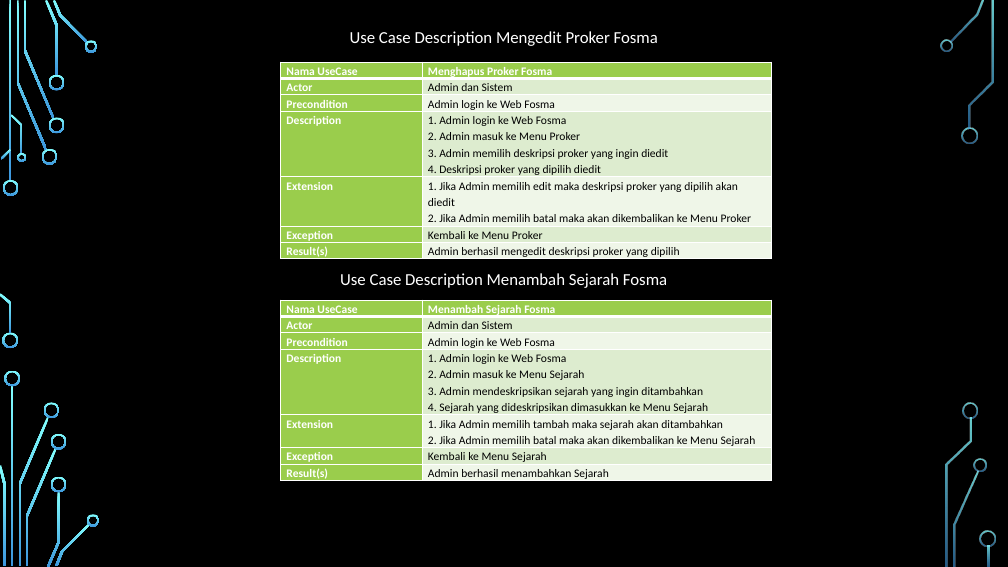
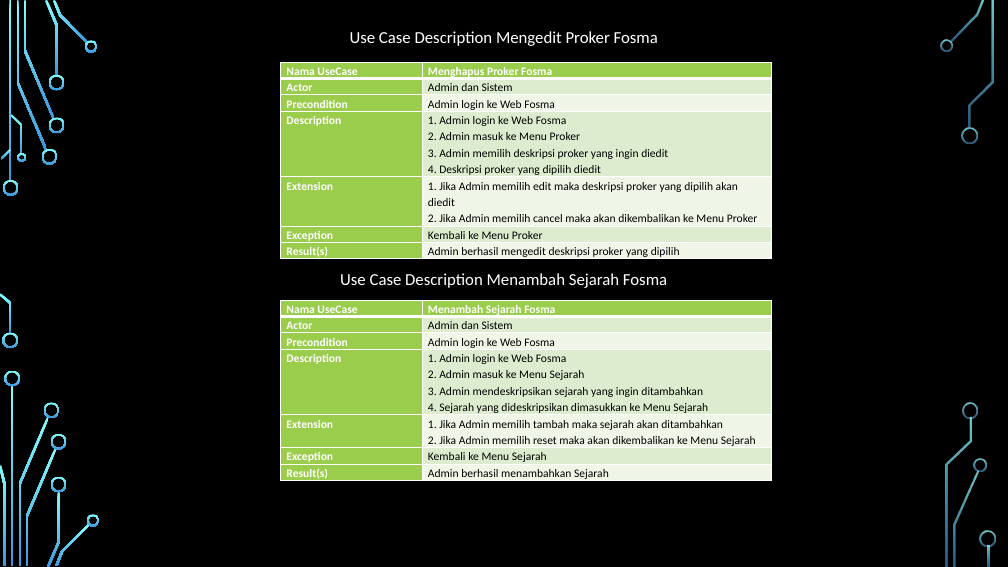
Before and after one commit to syarifuzaki/RPL, a slide deck: slide 15 of Tugas-Besar/Presentasi RPL Kelompok 9.pptx. Drawn at 1008x567 pixels with LibreOffice and Linux fonts; fonts in the diff are those of the drawing; background and template pictures are left out. Boxes give left, top, right and bottom in pixels: in the first picture for what was removed or moved away, otherwise in the second. Text is boxed around its words. In the diff, an @@ line names an element or a change of style, - is before the commit and + after.

```diff
--- a/Tugas-Besar/Presentasi RPL Kelompok 9.pptx
+++ b/Tugas-Besar/Presentasi RPL Kelompok 9.pptx
@@ table at <box>281,62,771,263</box> @@
-row 5, column 2: 1. Jika Admin memilih edit maka deskripsi proker yang dipilih akan diedit / 2. Jika Admin memilih batal maka akan dikembalikan ke Menu Proker
+row 5, column 2: 1. Jika Admin memilih edit maka deskripsi proker yang dipilih akan diedit / 2. Jika Admin memilih cancel maka akan dikembalikan ke Menu Proker
@@ table at <box>281,300,771,483</box> @@
-row 5, column 2: 1. Jika Admin memilih tambah maka sejarah akan ditambahkan / 2. Jika Admin memilih batal maka akan dikembalikan ke Menu Sejarah
+row 5, column 2: 1. Jika Admin memilih tambah maka sejarah akan ditambahkan / 2. Jika Admin memilih reset maka akan dikembalikan ke Menu Sejarah
```
Also in this commit, not shown: 8 other slides changed.
